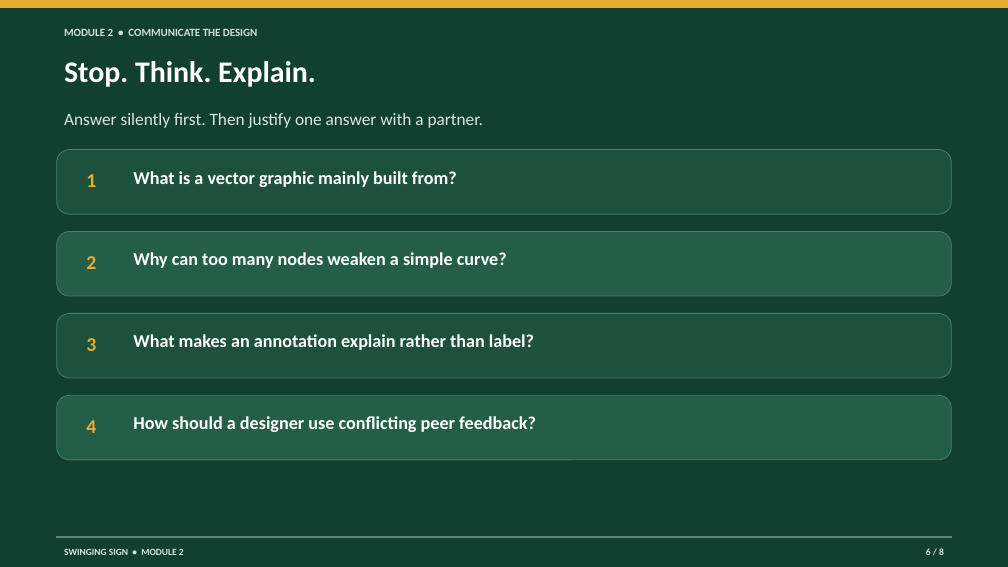
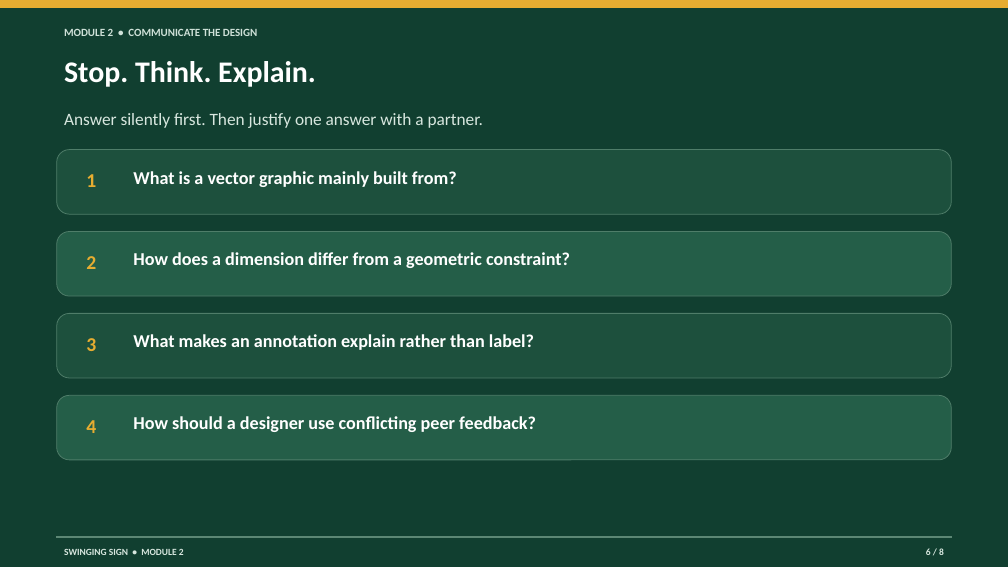
Before and after one commit to TAS-LearningHub/Swinging-Sign, a slide deck: slide 6 of resources/presentations/Swinging-Sign-Module-02-communicate-the-design.pptx. Drawn at 1008x567 pixels with LibreOffice and Linux fonts; fonts in the diff are those of the drawing. Boxes give left, top, right and bottom in pixels: in the first picture for what was removed or moved away, otherwise in the second. Text is boxed around its words. In the diff, an @@ line names an element or a change of style, - is before the commit and + after.

```diff
--- a/resources/presentations/Swinging-Sign-Module-02-communicate-the-design.pptx
+++ b/resources/presentations/Swinging-Sign-Module-02-communicate-the-design.pptx
@@ text at <box>133,252,570,268</box>: text changed @@
-Why can too many nodes weaken a simple curve?
+How does a dimension differ from a geometric constraint?
```
Also in this commit, not shown: 4 other slides changed, 28 other files.
